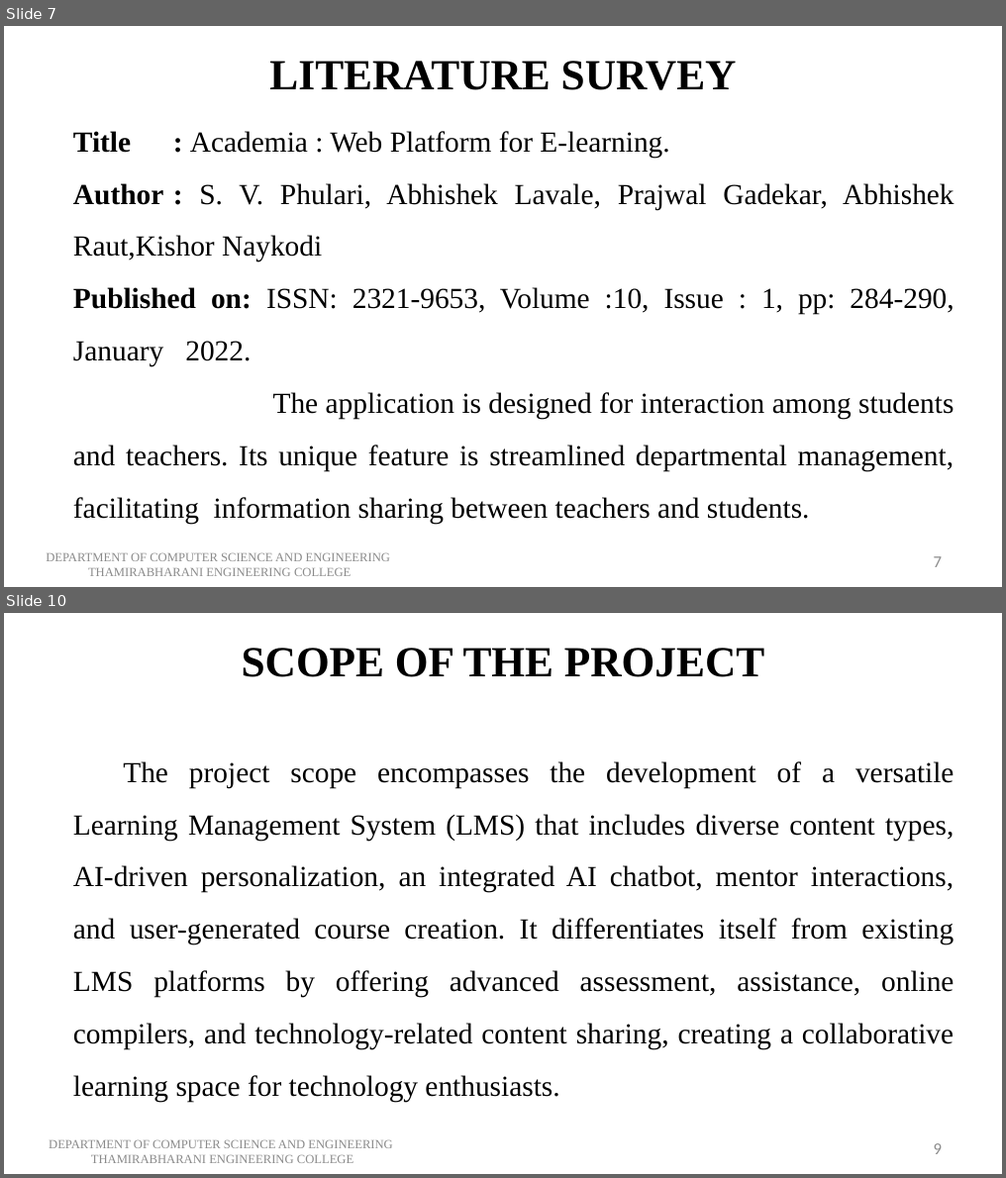
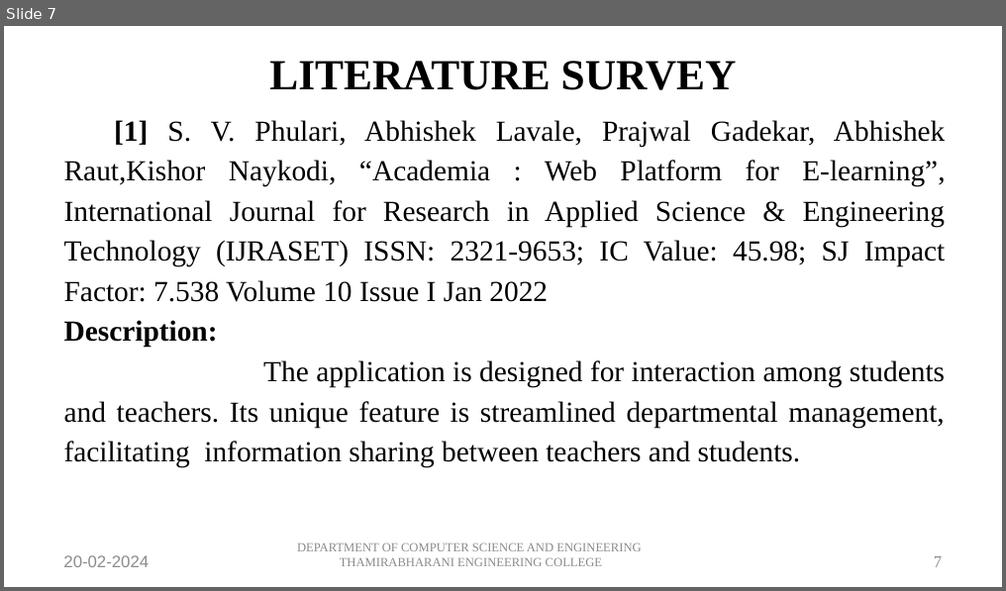
Before and after one commit to Saravana-Pon-Balan/LMS, a slide deck: Docs/review 1.pptx. Shown one above the other, each under a label of ours: slides 7 and 10 before the commit, slide 7 after it; the slides between them are not shown. The pictures are 1006x1178 and 1006x591 pixels, drawn with LibreOffice and Linux fonts; fonts in the diff are those of the drawing. Boxes give left, top, right and bottom in pixels: in the first picture for what was removed or moved away, otherwise in the second. Text is boxed around its words. In the diff, an @@ line names an element or a change of style, - is before the commit and + after.

```diff
--- a/Docs/review 1.pptx
+++ b/Docs/review 1.pptx
@@ slide 10 removed at [4,613,1002,1174], background #FFFFFF @@
@@ title removed at [242,648,764,677] @@
-SCOPE OF THE PROJECT
@@ text removed at [73,761,953,1102] @@
-The project scope encompasses the development of a versatile Learning Management System (LMS) that includes diverse content types, AI-driven personalization, an integrated AI chatbot, mentor interactions, and user-generated course creation. It differentiates itself from existing LMS platforms by offering advanced assessment, assistance, online compilers, and technology-related content sharing, creating a collaborative learning space for technology enthusiasts.
@@ text removed at [49,1141,392,1163] @@
-DEPARTMENT OF COMPUTER SCIENCE AND ENGINEERING
-THAMIRABHARANI ENGINEERING COLLEGE
@@ text removed at [934,1144,942,1155] @@
-9
@@ slide 7 changed as well @@
@@ text "[1] S. V. Phulari, Abhishek ...": place and size @@
-text "[1] S. V. Phulari, Abhishek ..." at [73,131,954,524]
+text "[1] S. V. Phulari, Abhishek ..." at [64,120,945,468]
@@ text at [64,120,945,348]: text changed @@
-Title : Academia : Web Platform for E-learning.
-Author : S. V. Phulari, Abhishek Lavale, Prajwal Gadekar, Abhishek Raut,Kishor Naykodi
-Published on: ISSN: 2321-9653, Volume :10, Issue : 1, pp: 284-290, January 2022.
+[1] S. V. Phulari, Abhishek Lavale, Prajwal Gadekar, Abhishek Raut,Kishor Naykodi, “Academia : Web Platform for E-learning”, International Journal for Research in Applied Science & Engineering Technology (IJRASET) ISSN: 2321-9653; IC Value: 45.98; SJ Impact Factor: 7.538 Volume 10 Issue I Jan 2022
+Description:
@@ text at [64,361,944,468]: line spacing 1.5 to 1.15 @@
@@ text added at [63,556,149,568], 12 pt, text #8B8B8B @@
+20-02-2024
@@ text "DEPARTMENT OF COMPUTER SCIENCE AND ...": place and size @@
-text "DEPARTMENT OF COMPUTER SCIENCE AND ..." at [46,554,390,576]
+text "DEPARTMENT OF COMPUTER SCIENCE AND ..." at [297,544,641,567]
@@ text "7" at [934,557,942,568]: font Calibri to Times New Roman @@
```
Also in this commit, not shown: 11 other slides changed, 9 slides added, 5 other slides removed, 9 other files.
